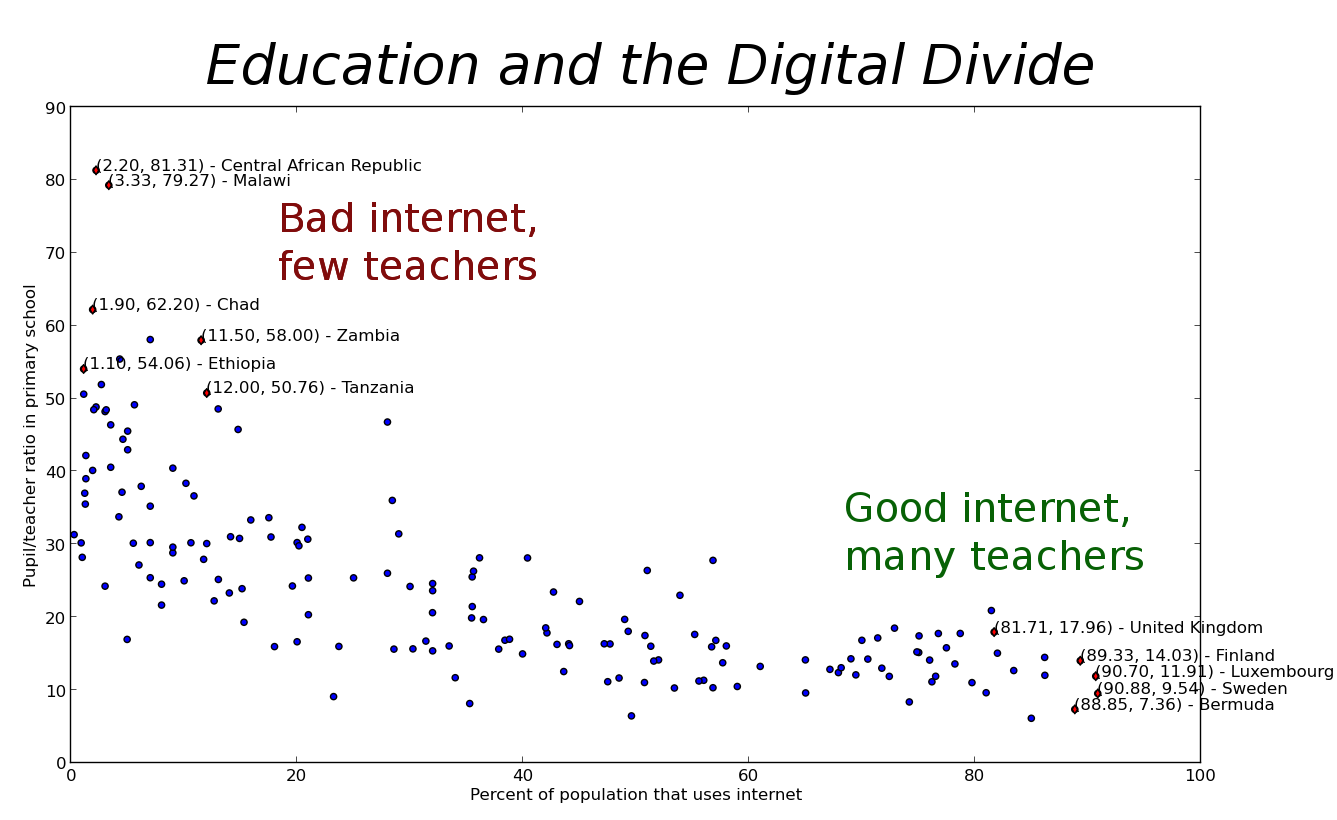
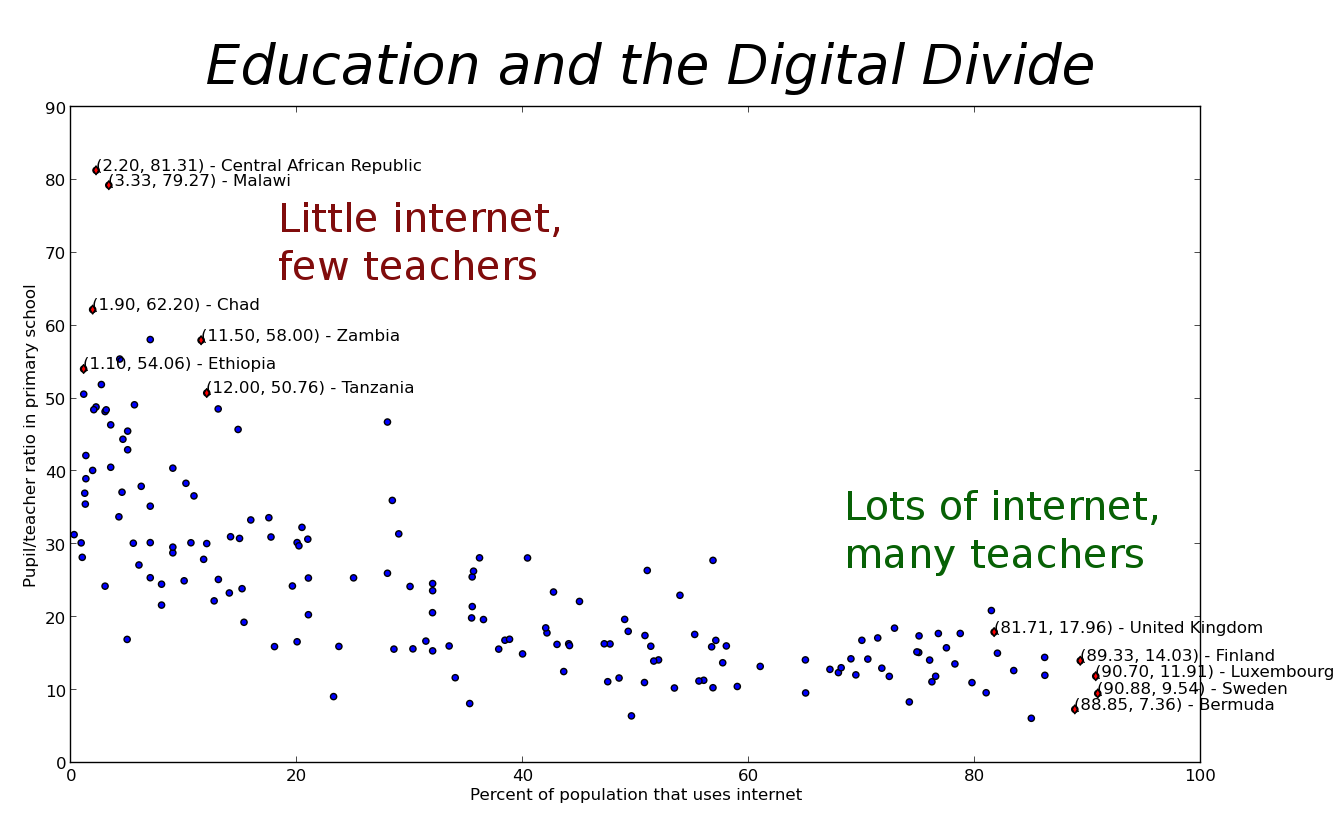
Layers edited between the first and the second 1337 × 820 image:
renamed "Good internet, ..." to "Lots of internet, ...", painted on it over [846,490,1157,578]
renamed "Bad internet, ..." to "Little internet, ...", painted on it over [282,202,559,280]
